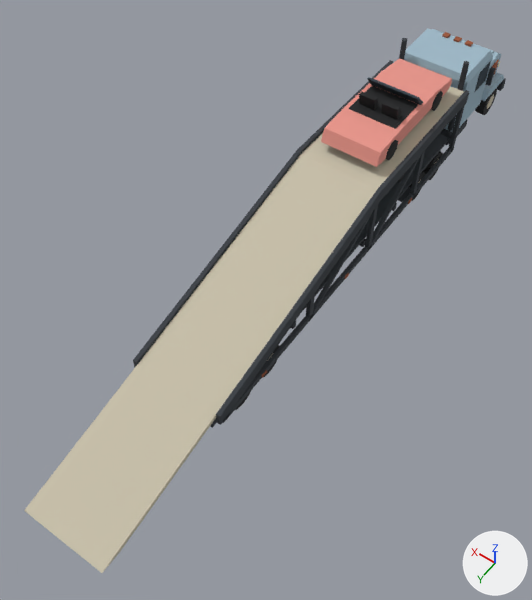
Before and after pictures for a commit that changed the glTF model packs/base/assets/models/props/tow-truck.glb.
One viewpoint serves both versions: a 50 mm lens placed at (-7.34, 2.23, 16.74), pointed at (0.06, -8.12, 0.48). Lighting does not change. The marker at lower right points along +X, +Y and +Z. The first picture is the older version. Where no turn or scale is listed for an object, it has been applied to the vertices.

Names of what the first picture shows: 'cab', 'car_1', 'ramp_surface', 'trailer' and 5 more.
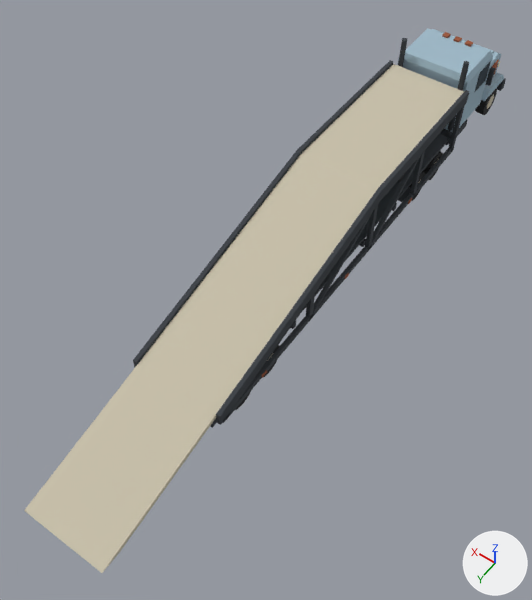
Where the change shows, as pixel boxes [x1, y1, x2, y2] in the pictures (532 x 600 px):
'car_1', deleted
    before: [321, 58, 452, 167]
    faces in mat_car_red (pink #e9968b): [321, 58, 452, 167]
    faces in mat_tyre (black #1f2022): [349, 86, 443, 160]
    faces in mat_glass (dark blue #2f3d47): [367, 77, 423, 105]

The change, as a list of edits to the scene's bpy script:
```text
Remove ob_car_1:
    ob_car_1 = bpy.data.objects.new('car_1', me_car_1)
    ob_car_1.location = (0.0, 0.0, 0.0)
```
